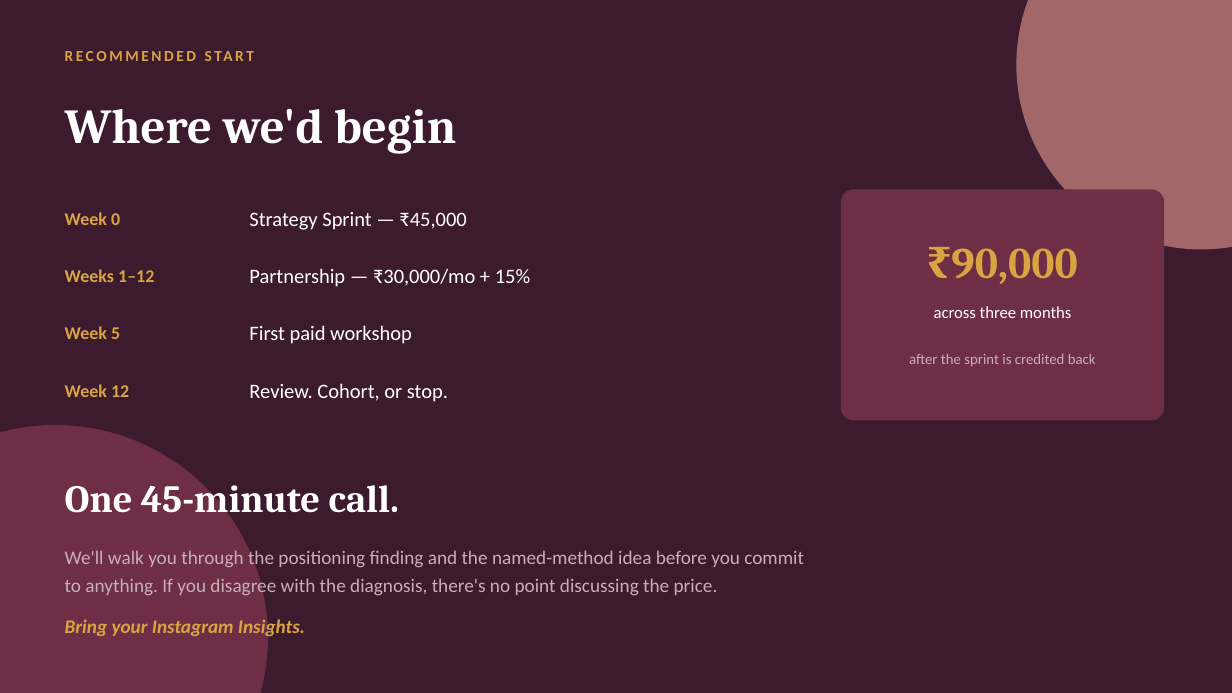
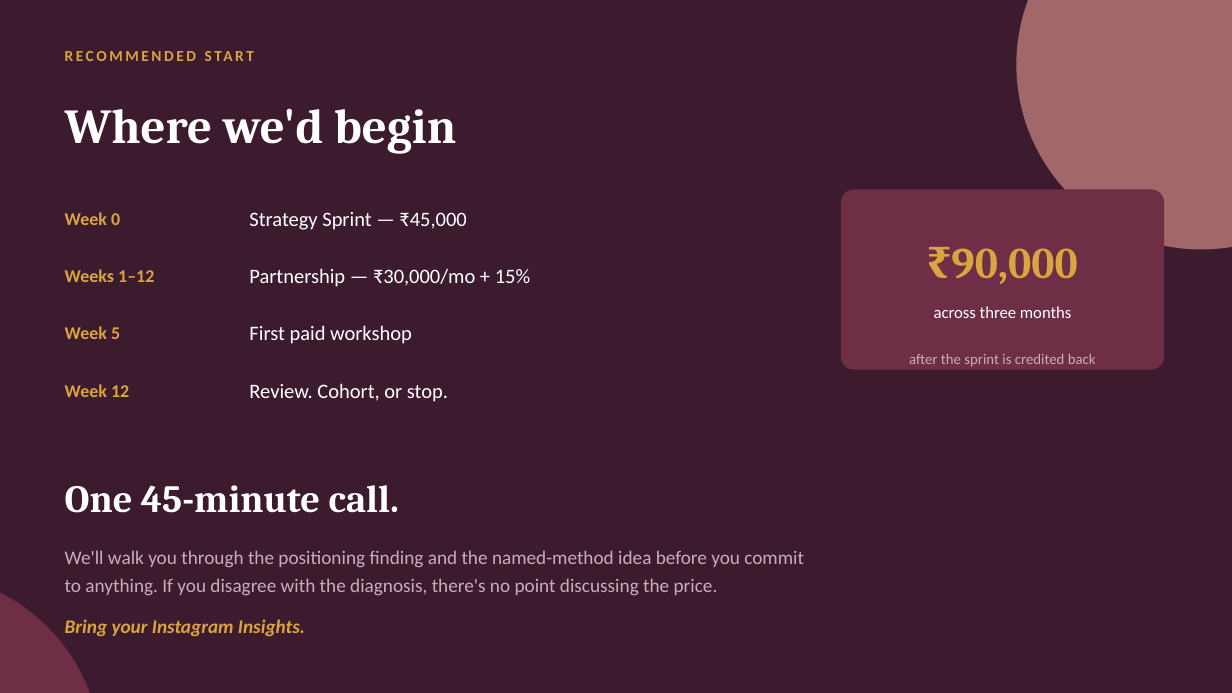
Before and after one commit to productionxin/Assets, a slide deck: slide 16 of clients/juhi-agarwal-nexther/neXtHer-Proposal.pptx. Drawn at 1232x693 pixels with LibreOffice and Linux fonts; fonts in the diff are those of the drawing. Boxes give left, top, right and bottom in pixels: in the first picture for what was removed or moved away, otherwise in the second. Text is boxed around its words. In the diff, an @@ line names an element or a change of style, - is before the commit and + after.

```diff
--- a/clients/juhi-agarwal-nexther/neXtHer-Proposal.pptx
+++ b/clients/juhi-agarwal-nexther/neXtHer-Proposal.pptx
@@ rounded rectangle resized from (x1=841, y1=189, x2=1165, y2=421) to (x1=841, y1=189, x2=1165, y2=370) @@
@@ rounded rectangle at (x1=841, y1=189, x2=1165, y2=370): proportions changed @@
@@ ellipse resized from (x1=0, y1=425, x2=268, y2=693) to (x1=0, y1=573, x2=102, y2=693) @@
```
Also in this commit, not shown: 4 other slides changed, 3 other files.
